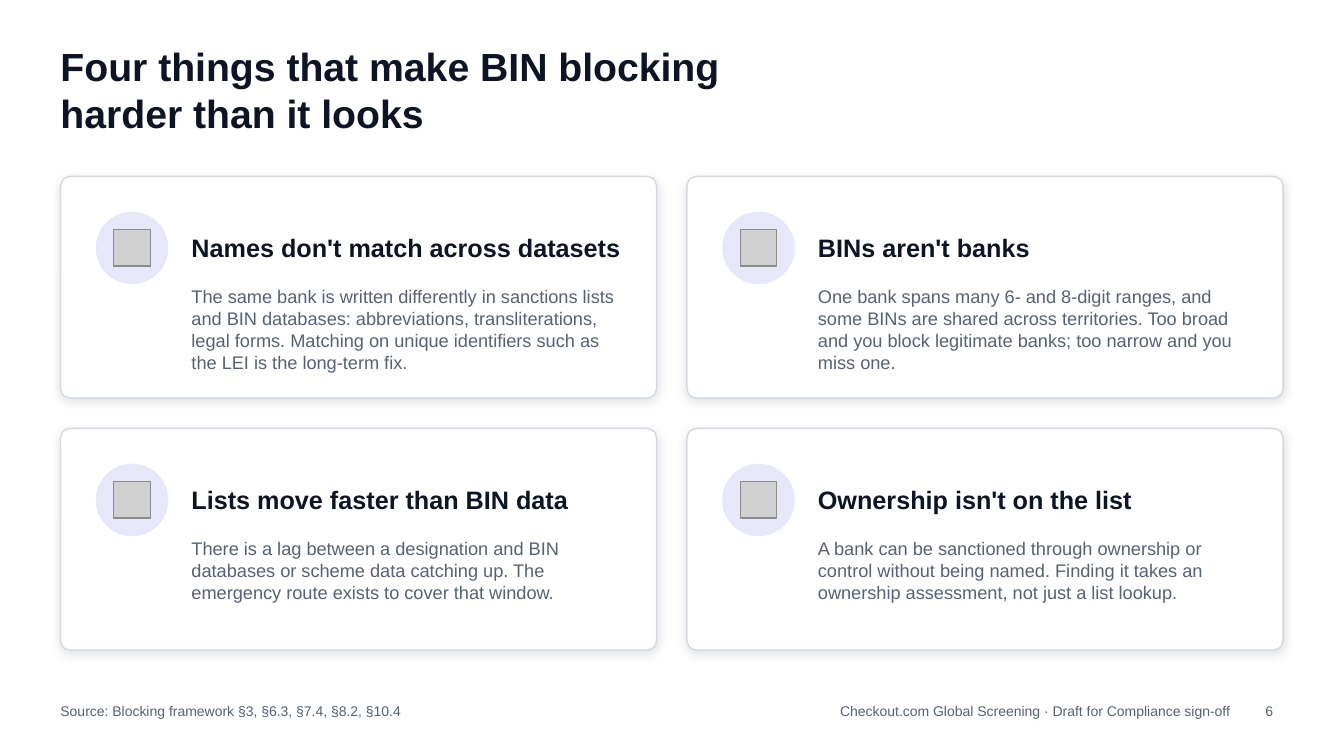
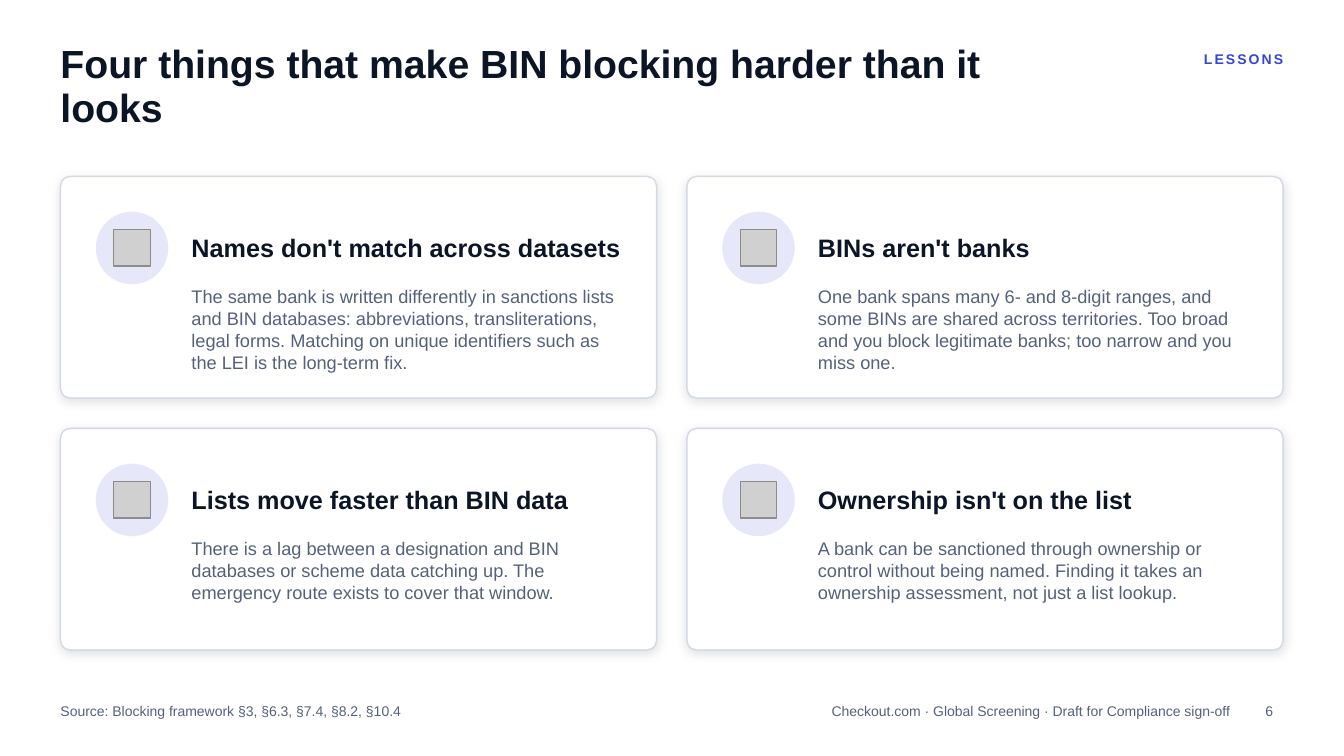
Before and after one commit to danielslonim-art/Screening, a slide deck: slide 6 of summit/bin-blocking-flow/deck/bin-blocking-summit-deck.pptx. Drawn at 1344x756 pixels with LibreOffice and Linux fonts; fonts in the diff are those of the drawing; grey boxes stand for pictures. Boxes give left, top, right and bottom in pixels: in the first picture for what was removed or moved away, otherwise in the second. Text is boxed around its words. In the diff, an @@ line names an element or a change of style, - is before the commit and + after.

```diff
--- a/summit/bin-blocking-flow/deck/bin-blocking-summit-deck.pptx
+++ b/summit/bin-blocking-flow/deck/bin-blocking-summit-deck.pptx
@@ title "Four things that make BIN ..." at (60,49,980,123): line spacing 1 to 0.95 @@
@@ text added at (1204,54,1283,64), 10 pt, text #3446D4, bold @@
+LESSONS
@@ text "Source: Blocking framework §3, §6.3, ..." at (60,706,401,719): more space between paragraphs @@
@@ text at (832,706,1230,719): text changed @@
-Checkout.com Global Screening · Draft for Compliance sign-off
+Checkout.com · Global Screening · Draft for Compliance sign-off
```
Also in this commit, not shown: 6 other slides changed, 1 slide added, 15 other files.
